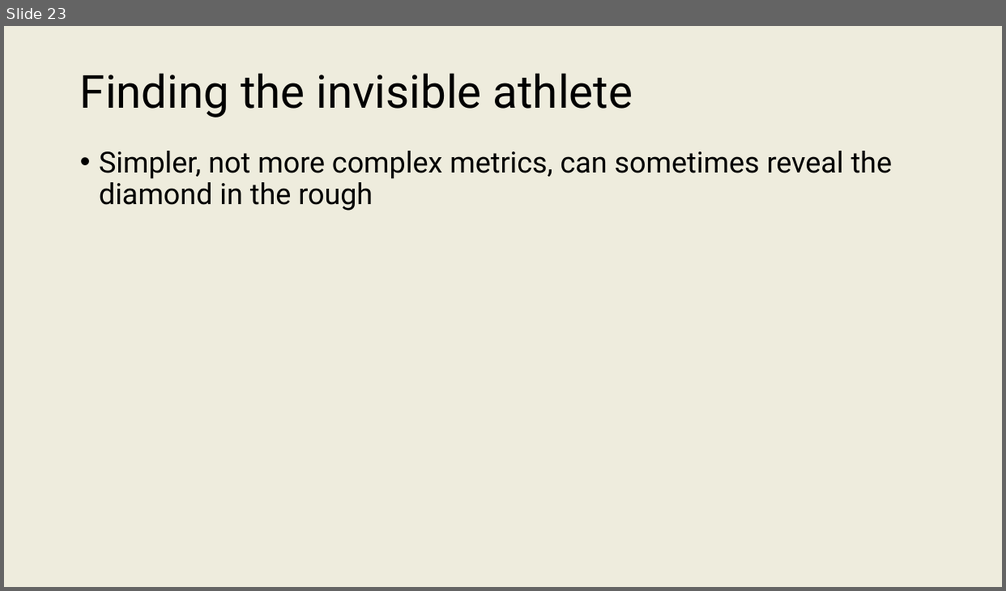
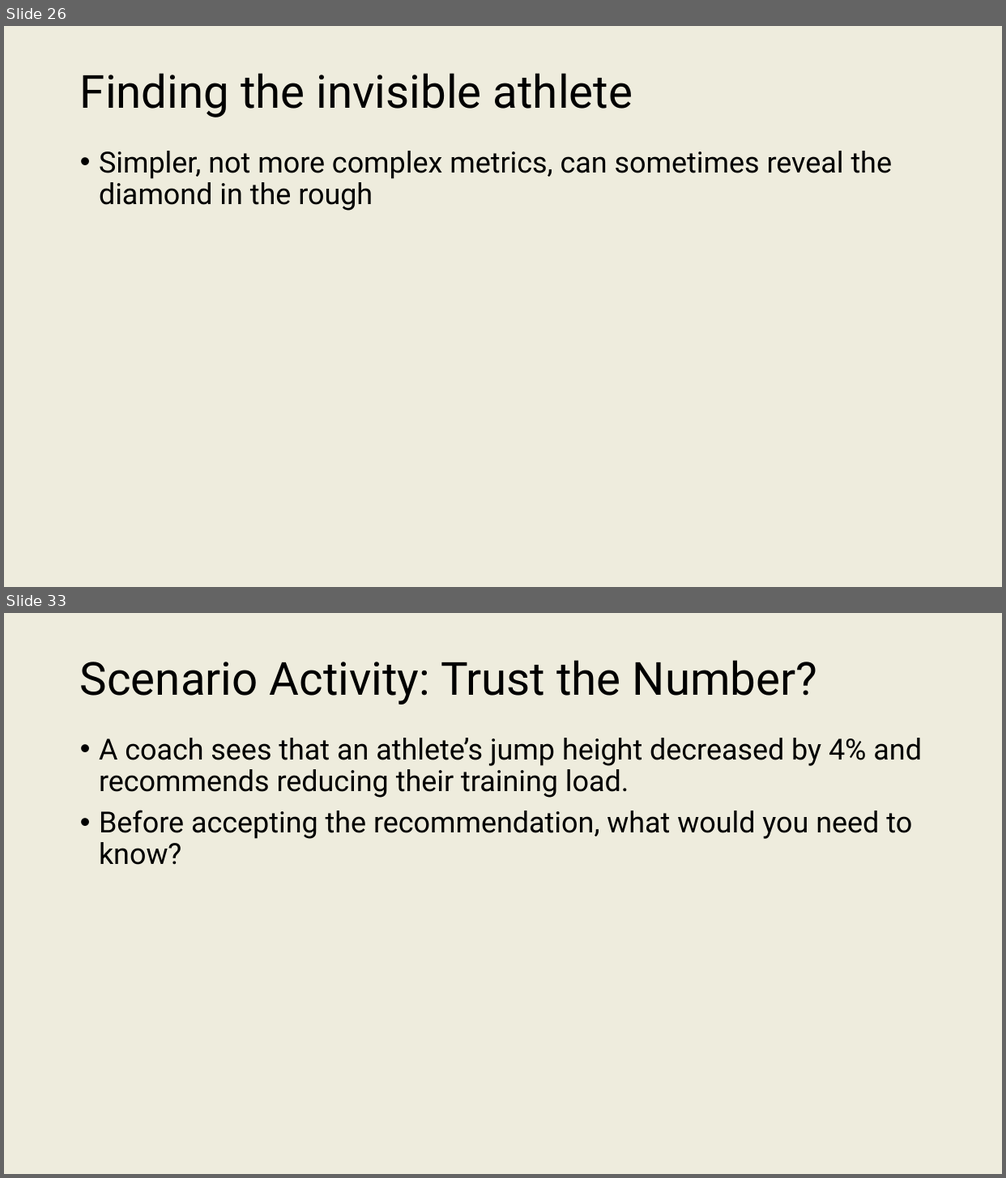
Before and after one commit to onishisaryu/HES-3000-Sports-Data-Analytics, a slide deck: pptx/Lecture5.pptx. Shown one above the other, each under a label of ours: slide 23 before the commit, slides 26 and 33 after it; the slides between them are not shown. The pictures are 1006x591 and 1006x1178 pixels, drawn with LibreOffice and Linux fonts; fonts in the diff are those of the drawing. Boxes give left, top, right and bottom in pixels: in the first picture for what was removed or moved away, otherwise in the second. Text is boxed around its words. In the diff, an @@ line names an element or a change of style, - is before the commit and + after.

```diff
--- a/pptx/Lecture5.pptx
+++ b/pptx/Lecture5.pptx
@@ slide 33 added at <box>4,613,1002,1174</box>, background #EEECDD @@
@@ title added at <box>80,660,817,705</box>, 44 pt, text #000000 @@
+Scenario Activity: Trust the Number?
@@ text added at <box>99,738,922,865</box>, 28 pt, text #000000 @@
+• A coach sees that an athlete’s jump height decreased by 4% and recommends reducing their training load.
+• Before accepting the recommendation, what would you need to know?
@@ what was slide 23 is now slide 26 @@
```
Also in this commit, not shown: 10 slides changed, 9 other slides added.
